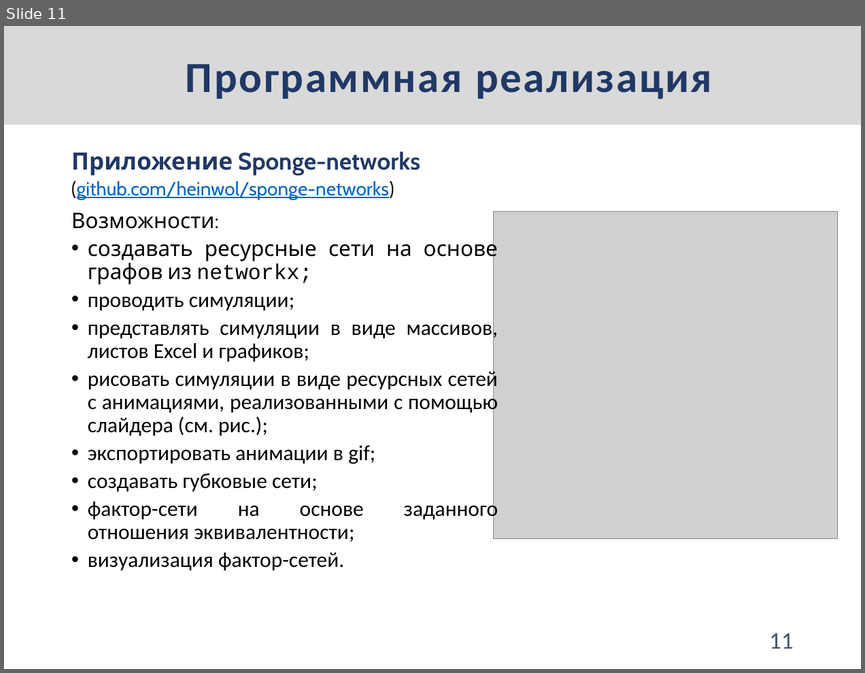
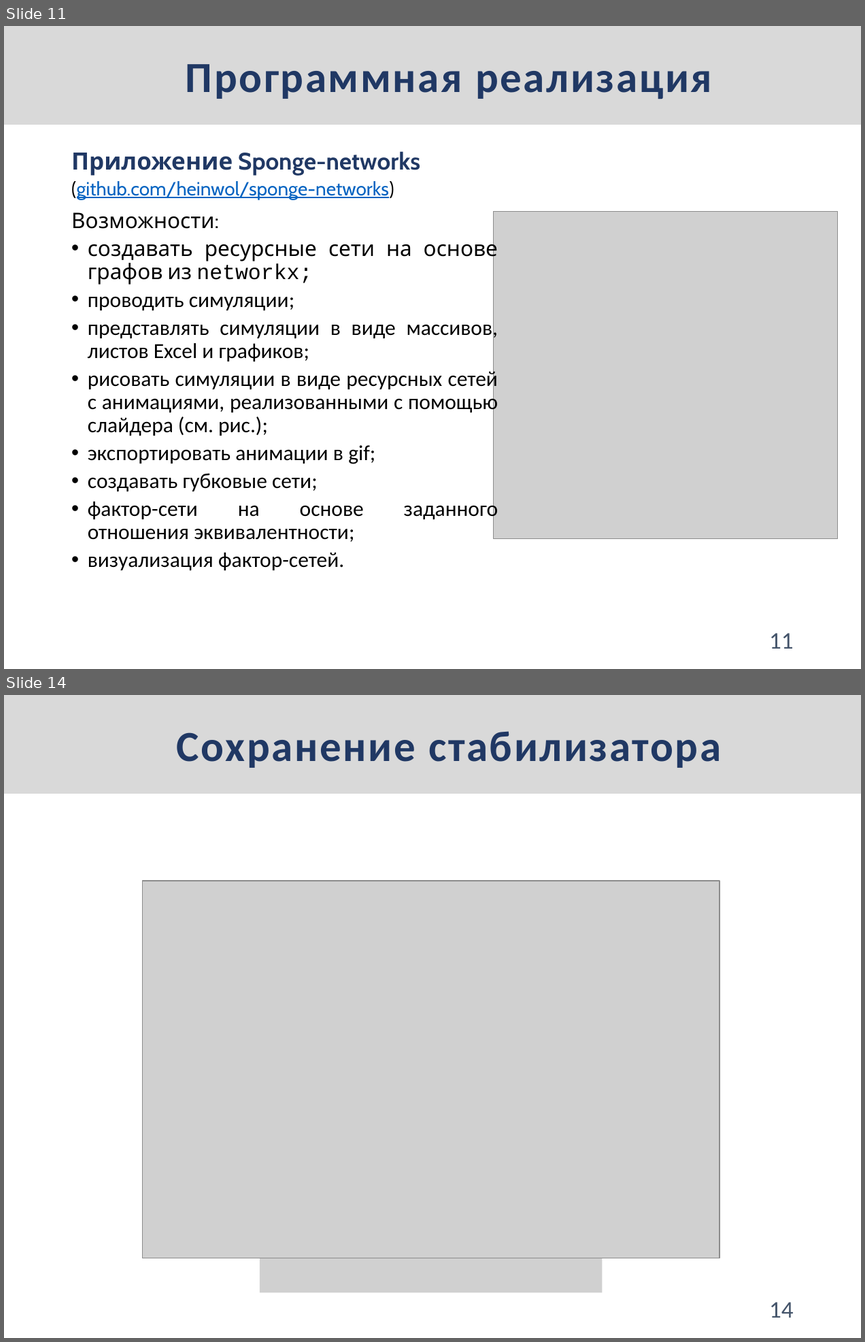
Before and after one commit to heinwol/master-thesis, a slide deck: presentation/Корешков НИР.pptx. Shown one above the other, each under a label of ours: slide 11 before the commit, slides 11 and 14 after it; the slides between them are not shown. The pictures are 865x673 and 865x1342 pixels, drawn with LibreOffice and Linux fonts; fonts in the diff are those of the drawing; grey boxes stand for pictures. Boxes give left, top, right and bottom in pixels: in the first picture for what was removed or moved away, otherwise in the second. Text is boxed around its words. In the diff, an @@ line names an element or a change of style, - is before the commit and + after.

```diff
--- a/presentation/Корешков НИР.pptx
+++ b/presentation/Корешков НИР.pptx
@@ slide 14 added at (4,695,861,1338), background #FFFFFF @@
@@ rectangle added at (4,695,861,794), fill #D9D9D9, 36 pt, text #203864, bold @@
+Сохранение стабилизатора
@@ picture added at (142,881,719,1258) @@
@@ picture added at (259,1258,602,1292) @@
@@ page number added at (769,1302,793,1317), 20 pt, text #44546A @@
+14
```
Also in this commit, not shown: 3 slides changed, 5 other slides added, 2 slides removed, 1 other file.
